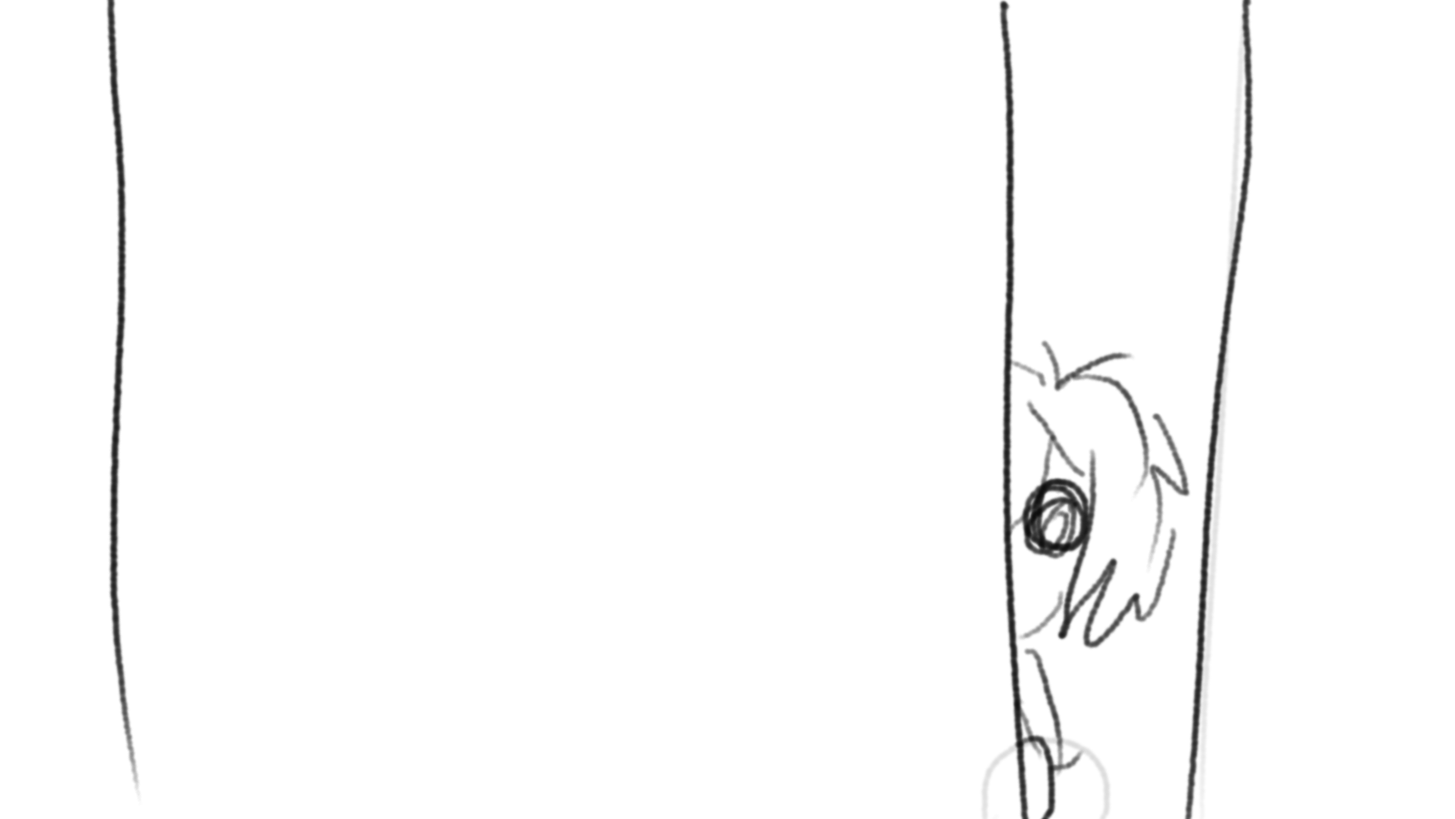
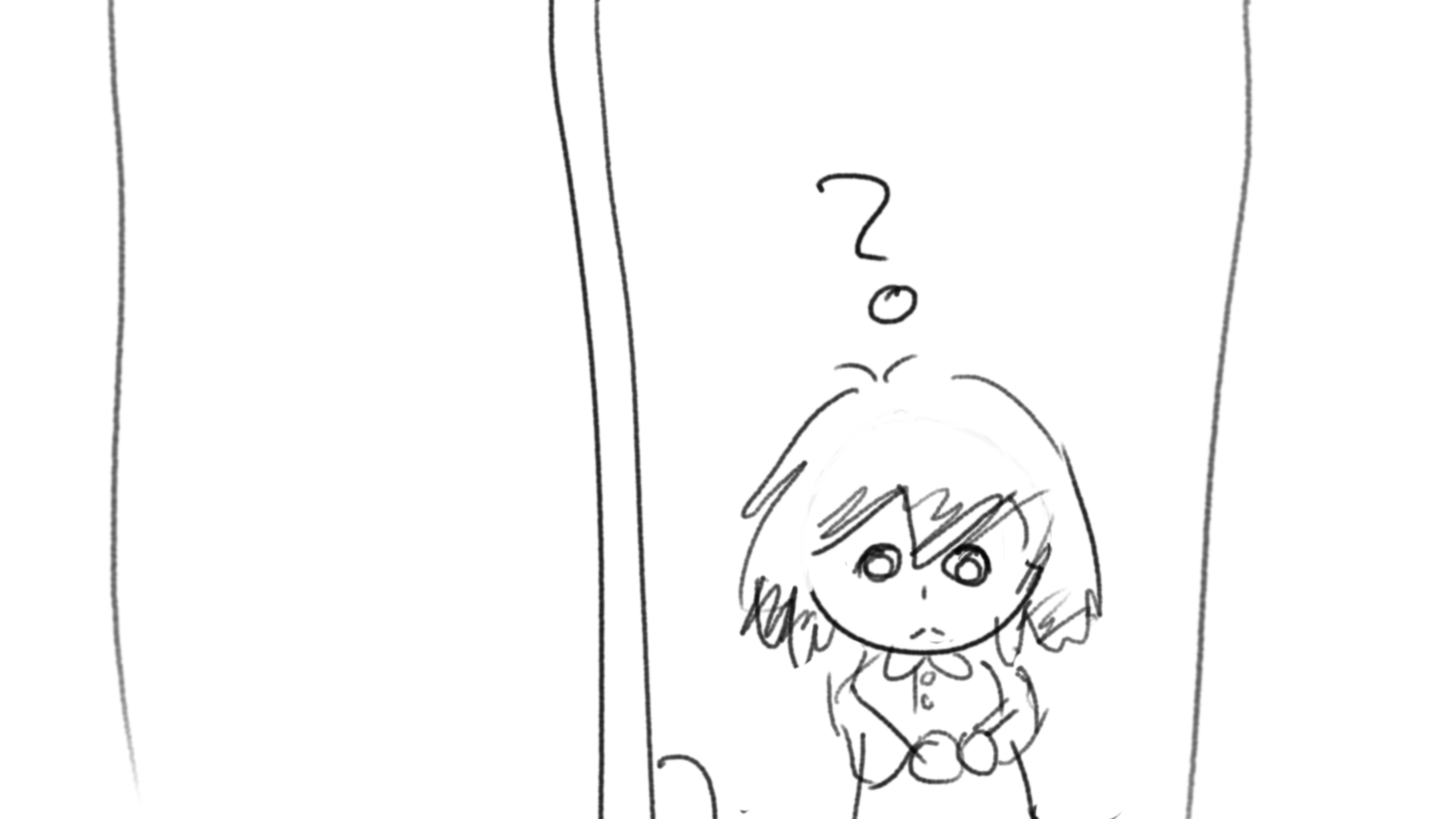
Comparing the layer stacks of the two 1455 x 819 images. Changes:
renamed "Copia de Puerta media abierta" to "Puerta mas abierta", painted on it over [105, 0, 1255, 819]
added layer "Copia de Spook happy" above "Spook happy" over [630, 145, 1165, 819]
hid "Copia de Spook apenas abierto" over [970, 291, 1213, 819]
hid "Puerta media abierta", opacity 100% → 42%, painted on it over [105, 0, 1255, 819]
hid "Spook apenas abierto", opacity 100% → 48% over [970, 291, 1213, 819]
hid "Capa de pintura 1", painted on it over [105, 0, 1255, 819]
